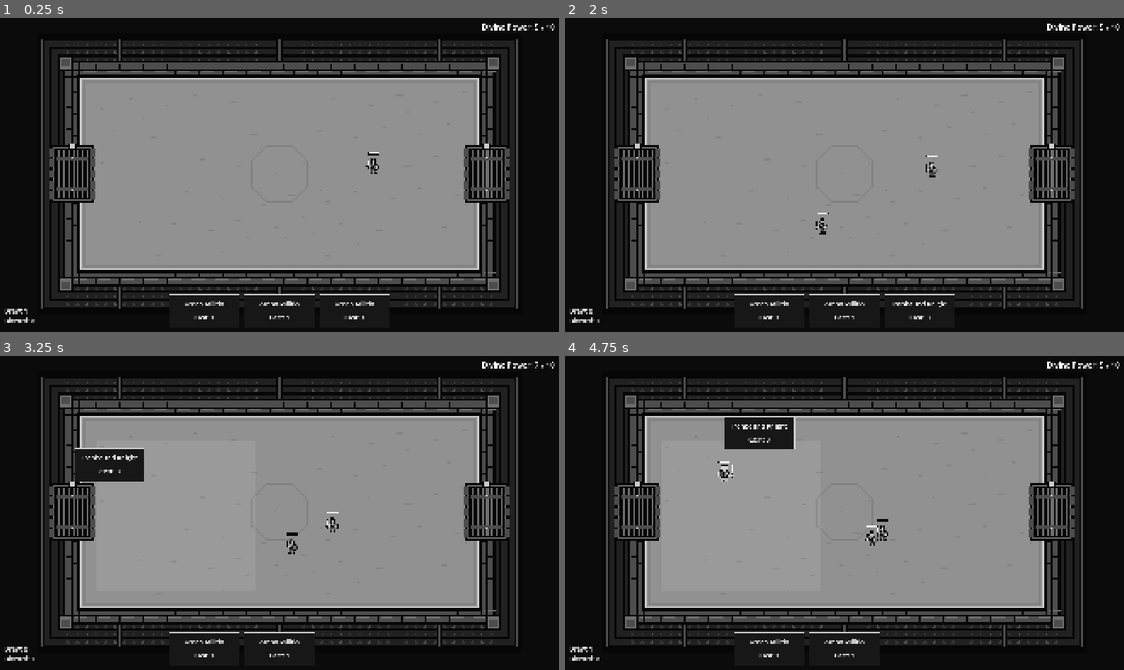
Above: before the commit, frames 1-4 (two rows, left to right).
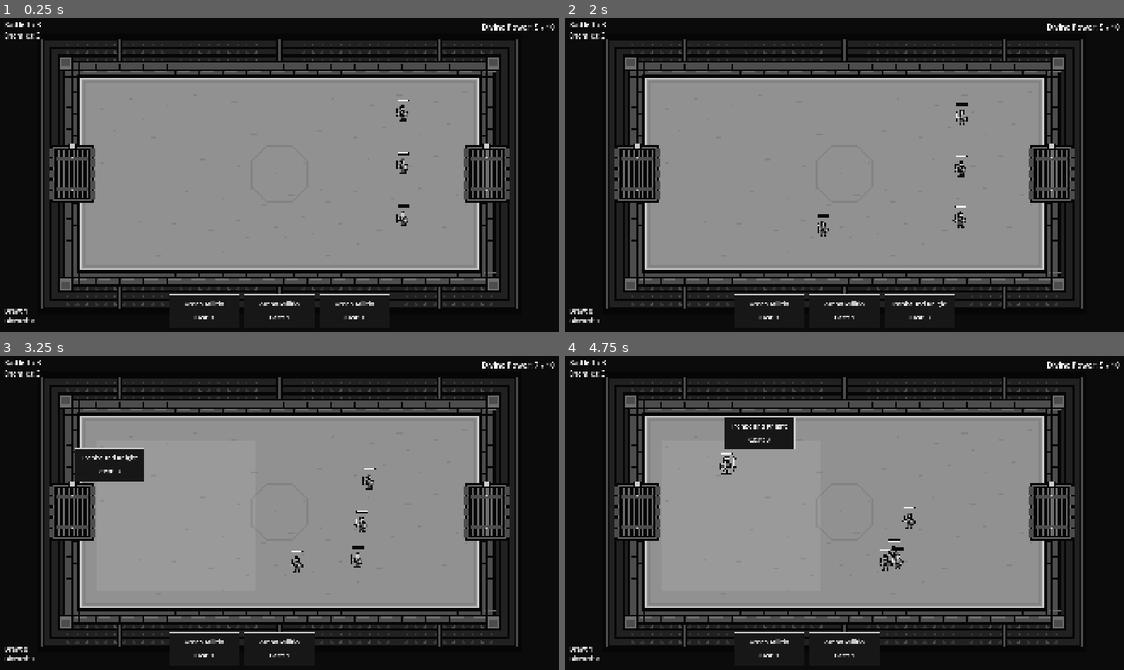
Above: after the commit, the same moments.

Repository: JoshuaLi-hua/divine-coliseum
Game: Godot game, scene res://scenes/main/main.tscn
The game is run twice, just before and just after one commit, with the same random seed, the same clock (stepped at 60 frames per second) and the same inputs.
Inputs (mouse positions are in pixels of both pictures, inside the frame that each line leads up to):
- Up to frame 1 (0.25 s): no input
- Up to frame 2 (2 s): tap Enter at 0.5 s; drag from (771, 310) to (900, 102) at 0.52 s; drag from (844, 310) to (816, 237) at 1.27 s
- Up to frame 3 (3.25 s): move the mouse to (279, 648) at 2.02 s; click (279, 648) at 2.17 s; drag from (352, 648) to (111, 462) at 2.77 s
- Up to frame 4 (4.75 s): drag from (844, 648) to (872, 513) at 3.52 s; drag from (917, 648) to (760, 431) at 4.27 s

The runs differ from the first frame. In frame 1, 0.4% of the frame differs, in the area x 1-74%, y 1-67%; in frame 2, 0.5%; in frame 3, 0.6%; in frame 4, 0.7%, in the area x 1-63%, y 1-69%.

Commit message:
Divine Coliseum - Step 9 Battle and Wave System

Diff:
--- a/scenes/arena/arena.tscn
+++ b/scenes/arena/arena.tscn
@@ -1,9 +1,8 @@
-[gd_scene load_steps=4 format=3]
+[gd_scene load_steps=3 format=3]
 
 [ext_resource type="Script" path="res://scenes/arena/arena.gd" id="1_arena"]
 [ext_resource type="Script" path="res://scenes/arena/summon_region.gd" id="2_region"]
 
-[ext_resource type="PackedScene" path="res://scenes/units/arena_militia.tscn" id="3_militia"]
 
 [node name="Arena" type="Node2D"]
 script = ExtResource("1_arena")
@@ -16,6 +15,3 @@
 [node name="SummonRegion" type="Node2D" parent="."]
 visible = false
 script = ExtResource("2_region")
-
-[node name="ArenaMilitia" parent="." instance=ExtResource("3_militia")]
-position = Vector2(320, 0)
--- /dev/null
+++ b/scenes/battle/battle_manager.gd
@@ -0,0 +1,41 @@
+class_name BattleManager
+extends Node
+## Owns only enemy references and progression; player state persists untouched.
+signal changed
+const ENEMY_SCENE: PackedScene = preload("res://scenes/units/arena_militia.tscn")
+const BATTLE_COUNTS: Array[int] = [3, 4, 5]
+const SPAWN_POSITIONS: Array[Vector2] = [Vector2(420, -180), Vector2(420, 0), Vector2(420, 180), Vector2(540, -90), Vector2(540, 90)]
+var current_battle: int = 0
+var active_enemies: Array[Unit] = []
+var between_battles: bool = false
+var victory: bool = false
+@onready var _arena: Node2D = get_parent().get_node("Arena")
+
+func _ready() -> void:
+	_start_next_battle.call_deferred()
+
+func _start_next_battle() -> void:
+	if victory or not active_enemies.is_empty() or current_battle >= BATTLE_COUNTS.size():
+		return
+	between_battles = false
+	current_battle += 1
+	for index: int in range(BATTLE_COUNTS[current_battle - 1]):
+		var enemy: Unit = ENEMY_SCENE.instantiate()
+		enemy.team = Unit.Team.ENEMY
+		enemy.position = SPAWN_POSITIONS[index]
+		enemy.died.connect(_on_enemy_died)
+		active_enemies.append(enemy)
+		_arena.add_child(enemy)
+	changed.emit()
+
+func _on_enemy_died(enemy: Unit) -> void:
+	if not active_enemies.has(enemy):
+		return
+	active_enemies.erase(enemy)
+	if active_enemies.is_empty():
+		if current_battle == BATTLE_COUNTS.size():
+			victory = true
+		else:
+			between_battles = true
+			get_tree().create_timer(2.0, false).timeout.connect(_start_next_battle)
+	changed.emit()
--- a/scenes/main/main.tscn
+++ b/scenes/main/main.tscn
@@ -1,8 +1,10 @@
-[gd_scene load_steps=3 format=3]
+[gd_scene load_steps=4 format=3]
 
 [ext_resource type="PackedScene" path="res://scenes/arena/arena.tscn" id="1_arena"]
 
 [ext_resource type="Script" path="res://scenes/ui/combat_ui.gd" id="2_ui"]
+
+[ext_resource type="Script" path="res://scenes/battle/battle_manager.gd" id="3_battle"]
 
 [node name="Main" type="Node2D"]
 
@@ -47,3 +49,25 @@
 offset_bottom = -24.0
 mouse_filter = 2
 theme_override_font_sizes/font_size = 22
+
+[node name="BattleManager" type="Node" parent="."]
+script = ExtResource("3_battle")
+
+[node name="BattleStatus" type="Label" parent="CombatUI/Screen"]
+offset_left = 24.0
+offset_top = 16.0
+offset_right = 310.0
+offset_bottom = 84.0
+mouse_filter = 2
+theme_override_font_sizes/font_size = 24
+
+[node name="BattleMessage" type="Label" parent="CombatUI/Screen"]
+anchor_left = 0.5
+anchor_right = 0.5
+offset_left = -240.0
+offset_top = 24.0
+offset_right = 240.0
+offset_bottom = 64.0
+mouse_filter = 2
+theme_override_font_sizes/font_size = 30
+horizontal_alignment = 1
--- a/scenes/ui/combat_ui.gd
+++ b/scenes/ui/combat_ui.gd
@@ -5,6 +5,7 @@
 const MILITIA: CardData = preload("res://scenes/cards/arena_militia.tres")
 var deck: CombatDeck = CombatDeck.new()
 
+@onready var _battle: BattleManager = get_parent().get_node("BattleManager")
 @onready var _hand: Control = $Screen/Hand
 @onready var _power_label: Label = $Screen/DivinePower
 @onready var _region: Node2D = get_parent().get_node("Arena/SummonRegion")
@@ -14,6 +15,7 @@
 	GameManager.reset_divine_power()
 	deck.initialize([KNIGHT, MILITIA, MILITIA, MILITIA])
 	_rebuild_hand()
+	_battle.changed.connect(_update_battle)
 
 func _update_power(value: float) -> void:
 	_power_label.text = "Divine Power: %d / 10" % floori(value)
@@ -46,3 +48,8 @@
 	for child: SummonCard in _hand.get_children():
 		child.consume()
 	_rebuild_hand.call_deferred()
+
+
+func _update_battle() -> void:
+	$Screen/BattleStatus.text = "Battle %d / %d\nEnemies: %d" % [_battle.current_battle, _battle.BATTLE_COUNTS.size(), _battle.active_enemies.size()]
+	$Screen/BattleMessage.text = "VICTORY" if _battle.victory else ("BATTLE CLEARED" if _battle.between_battles else "")
--- a/scenes/units/unit.gd
+++ b/scenes/units/unit.gd
@@ -1,6 +1,8 @@
 class_name Unit
 extends CharacterBody2D
 ## Shared targeting, melee movement, and cooldown-based combat.
+
+signal died(unit: Unit)
 
 enum Team { PLAYER, ENEMY }
 
@@ -103,6 +105,7 @@
 	current_target = null
 	set_physics_process(false)
 	remove_from_group("units")
+	died.emit(self)
 	if _attack_tween != null:
 		_attack_tween.kill()
 	if _hit_tween != null:
Not shown, added: scenes/battle/battle_manager.gd.uid
